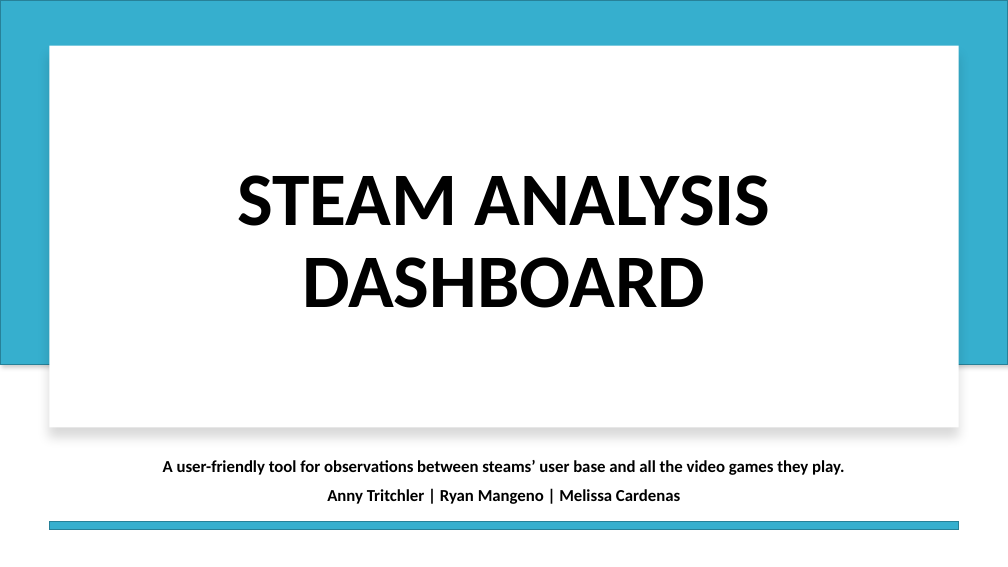
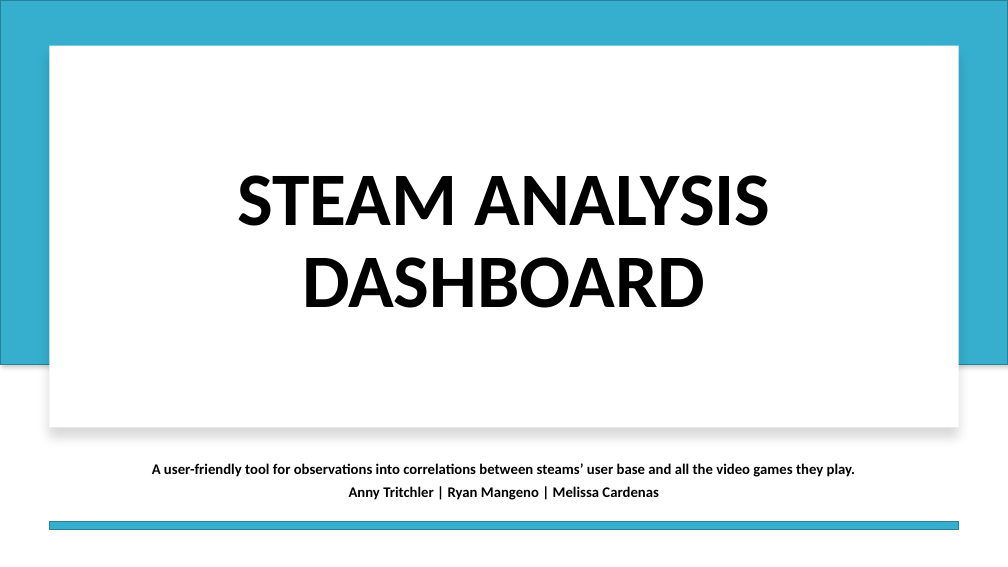
Before and after one commit to tritchlin/steam_analysis, a slide deck: slide 1 of STEAM ANALYSIS DASHBOARD.pptx. Drawn at 1008x567 pixels with LibreOffice and Linux fonts; fonts in the diff are those of the drawing. Boxes give left, top, right and bottom in pixels: in the first picture for what was removed or moved away, otherwise in the second. Text is boxed around its words. In the diff, an @@ line names an element or a change of style, - is before the commit and + after.

```diff
--- a/STEAM ANALYSIS DASHBOARD.pptx
+++ b/STEAM ANALYSIS DASHBOARD.pptx
@@ subtitle "A user-friendly tool for observations ..." moved from (x1=163, y1=460, x2=844, y2=504) to (x1=152, y1=463, x2=856, y2=500) @@
@@ subtitle at (x1=152, y1=463, x2=856, y2=477): text changed; size 16 to 14 pt @@
-A user-friendly tool for observations between steams’ user base and all the video games they play.
+A user-friendly tool for observations into correlations between steams’ user base and all the video games they play.
@@ subtitle at (x1=349, y1=486, x2=658, y2=500): size 16 to 14 pt in "Anny Tritchler | Ryan Mangeno | Melissa ..."; line spacing 0.9 to 0.7 @@
```
Also in this commit, not shown: 3 other slides changed, 2 slides added.
